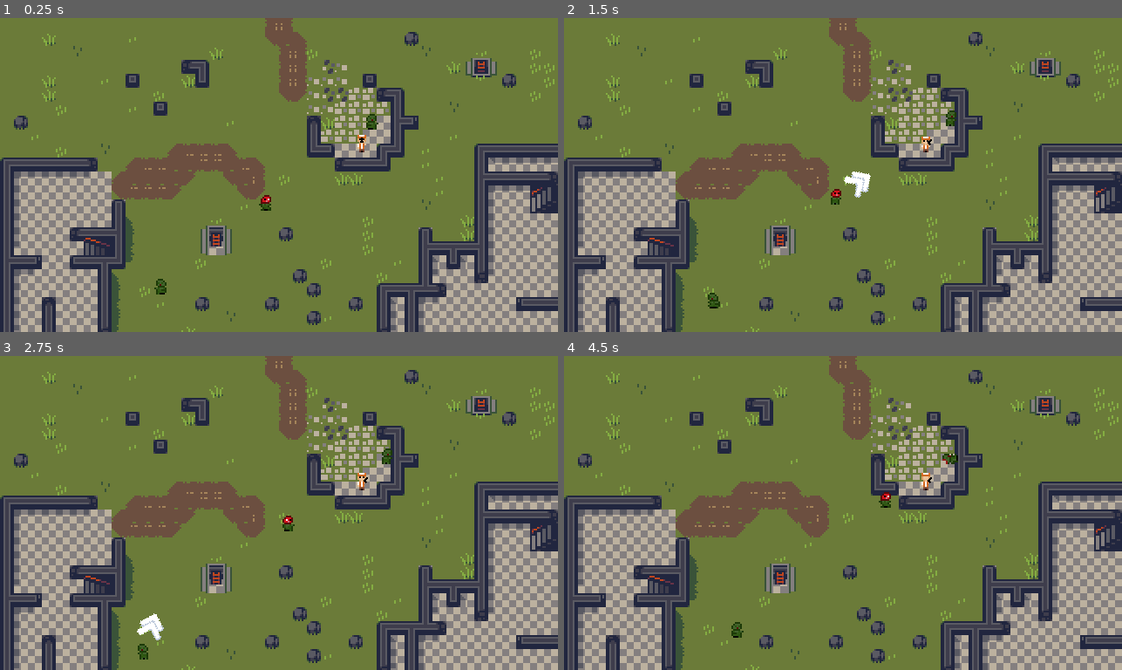
Above: before the commit, frames 1-4 (two rows, left to right).
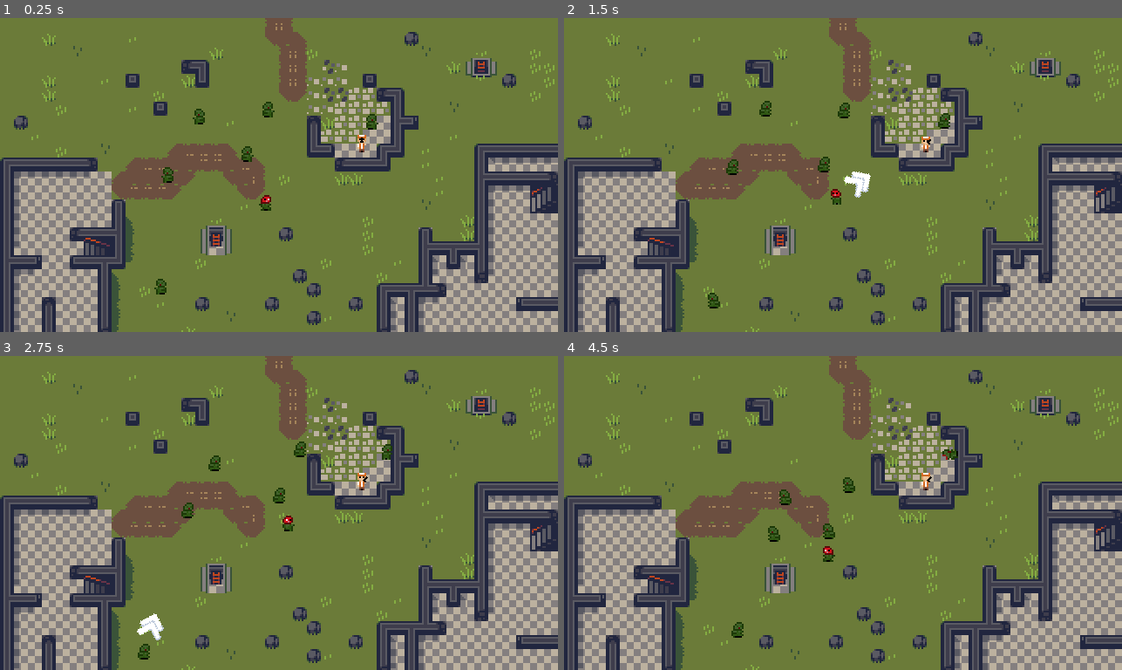
Above: after the commit, the same moments.

Repository: Lysquid/GMTK-2023
Game: Godot game, scene res://src/main.tscn
Same seed, same stepped clock (60 frames per second), same inputs: the game is played once before the commit and once after it.
Inputs (mouse positions are in pixels of both pictures, inside the frame that each line leads up to):
- Up to frame 1 (0.25 s): no input
- Up to frame 2 (1.5 s): move the mouse to (831, 196) at 0.52 s; click (831, 196) at 0.6 s; right-click (831, 196) at 0.8 s; move the mouse to (949, 118) at 1.27 s; right-click (949, 118) at 1.35 s
- Up to frame 3 (2.75 s): click (385, 456) at 1.55 s; move the mouse to (145, 648) at 2.02 s; click (145, 648) at 2.1 s; right-click (145, 648) at 2.3 s
- Up to frame 4 (4.5 s): move the mouse to (815, 575) at 2.77 s; right-click (815, 575) at 2.85 s; click (815, 575) at 3.05 s; move the mouse to (1010, 560) at 3.52 s; click (1010, 560) at 3.6 s; right-click (1010, 560) at 3.8 s; move the mouse to (675, 465) at 4.27 s; right-click (675, 465) at 4.35 s

The runs differ from the first frame. In frame 1, 0.3% of the frame differs, in the area x 28-50%, y 26-53%; in frame 2, 0.5%; in frame 3, 0.5%; in frame 4, 0.7%, in the area x 30-71%, y 29-90%.

Commit message:
right click

Diff:
--- a/project.godot
+++ b/project.godot
@@ -28,9 +28,14 @@
 window/size/viewport_height=180
 window/size/mode=3
 window/stretch/mode="viewport"
-select={
+left_click={
 "deadzone": 0.5,
 "events": [Object(InputEventMouseButton,"resource_local_to_scene":false,"resource_name":"","device":-1,"window_id":0,"a …(253 unchanged characters)…
+]
+}
+right_click={
+"deadzone": 0.5,
+"events": [Object(InputEventMouseButton,"resource_local_to_scene":false,"resource_name":"","device":-1,"window_id":0,"alt_pressed":false,"shift_pressed":false,"ctrl_pressed":false,"meta_pressed":false,"button_mask":0,"position":Vector2(0, 0),"global_position":Vector2(0, 0),"factor":1.0,"button_index":2,"canceled":false,"pressed":false,"double_click":false,"script":null)
 ]
 }
 
--- a/src/entities/zombie.gd
+++ b/src/entities/zombie.gd
@@ -3,6 +3,7 @@
 
 const SPEED: float = 15
 const SLOW_TIME_SCALE := 0.33
+const HEAR_RANGE := 80
 
 
 var mouse_on_zombie: bool = false
@@ -16,11 +17,6 @@
 func _ready():
 	direction = Vector2.UP.rotated(randf() * 2 * PI).normalized()
 	run()
-
-
-func get_dir_to_mouse():
-	var mouse_pos = get_viewport().get_mouse_position()
-	return (mouse_pos - position).normalized()
 
 
 func die():
@@ -45,17 +41,19 @@
 	if !alive :
 		return
 
-	var click: bool = Input.is_action_just_pressed("select")
-	var dir_to_mouse: Vector2 = get_dir_to_mouse()
+	var left_click: bool = Input.is_action_just_pressed("left_click")
+	var right_click: bool = Input.is_action_just_pressed("right_click")
+	var vec_to_mouse := get_viewport().get_mouse_position() - position
+	var dir_to_mouse := vec_to_mouse.normalized()
 
 	# updating selected variable
 	if selected:
-		if click:
+		if left_click:
 			direction = dir_to_mouse
 			unselect()
 			run()
 	else:
-		if click and mouse_on_zombie and get_parent().can_select():
+		if left_click and mouse_on_zombie and get_parent().can_select():
 			# select zombie
 			$AnimatedSprite2D.play("idle")
 			selected = true
@@ -67,6 +65,10 @@
 		$Arrow.rotation = dir_to_mouse.angle()
 
 	$Arrow.visible = selected
+
+	if right_click and vec_to_mouse.length() < HEAR_RANGE:
+		direction = dir_to_mouse
+		run()
 
 
 func _physics_process(delta):
--- a/src/level/level1.tscn
+++ b/src/level/level1.tscn
@@ -22,3 +22,15 @@
 
 [node name="normal_zombie3" parent="Zombies" index="2" instance=ExtResource("2_6nox7")]
 position = Vector2(94.3744, 152.189)
+
+[node name="normal_zombie" parent="Zombies" index="3" instance=ExtResource("2_6nox7")]
+position = Vector2(98.6841, 94.4587)
+
+[node name="normal_zombie4" parent="Zombies" index="4" instance=ExtResource("2_6nox7")]
+position = Vector2(115.036, 61.4214)
+
+[node name="normal_zombie5" parent="Zombies" index="5" instance=ExtResource("2_6nox7")]
+position = Vector2(138.729, 77.1058)
+
+[node name="normal_zombie6" parent="Zombies" index="6" instance=ExtResource("2_6nox7")]
+position = Vector2(149.742, 55.4146)
